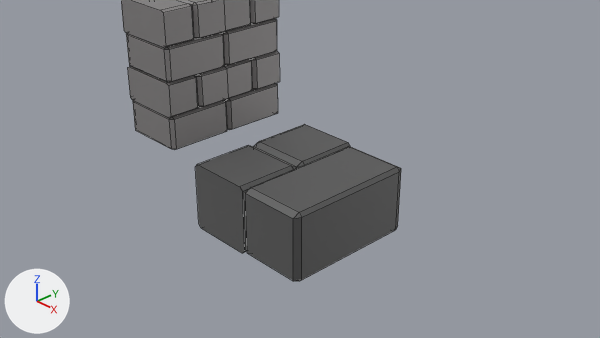
Before and after pictures for a commit that changed the Blender file untitled.blend.
One viewpoint serves both versions: the file's camera 'Camera'. Every picture has the same lights, and +X, +Y and +Z are marked at lower left. Mesh edges are drawn as thin lines.
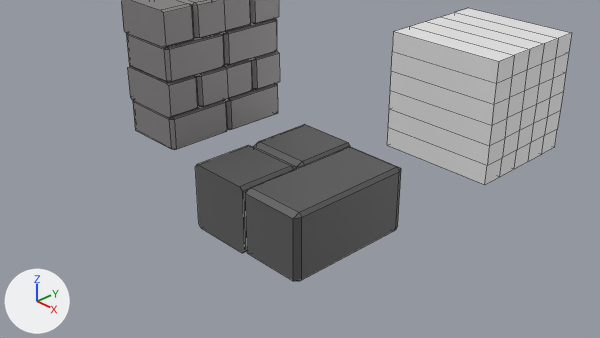
What the commit changed:
Mesh me_cube is new.
It has 84 vertices, 82 faces and spans x -1.0..1.0, y -1.0..1.0, z -1.0..1.0.
Object 'Cube.002' (ob_cube_002) is new; it shows me_cube.
Its location is (0.0, 4.0, 0.0).

Boxes [x1, y1, x2, y2] around the edits, measured in the pictures (600 x 338 px):
'Cube.002', added: after [387, 8, 572, 185]
